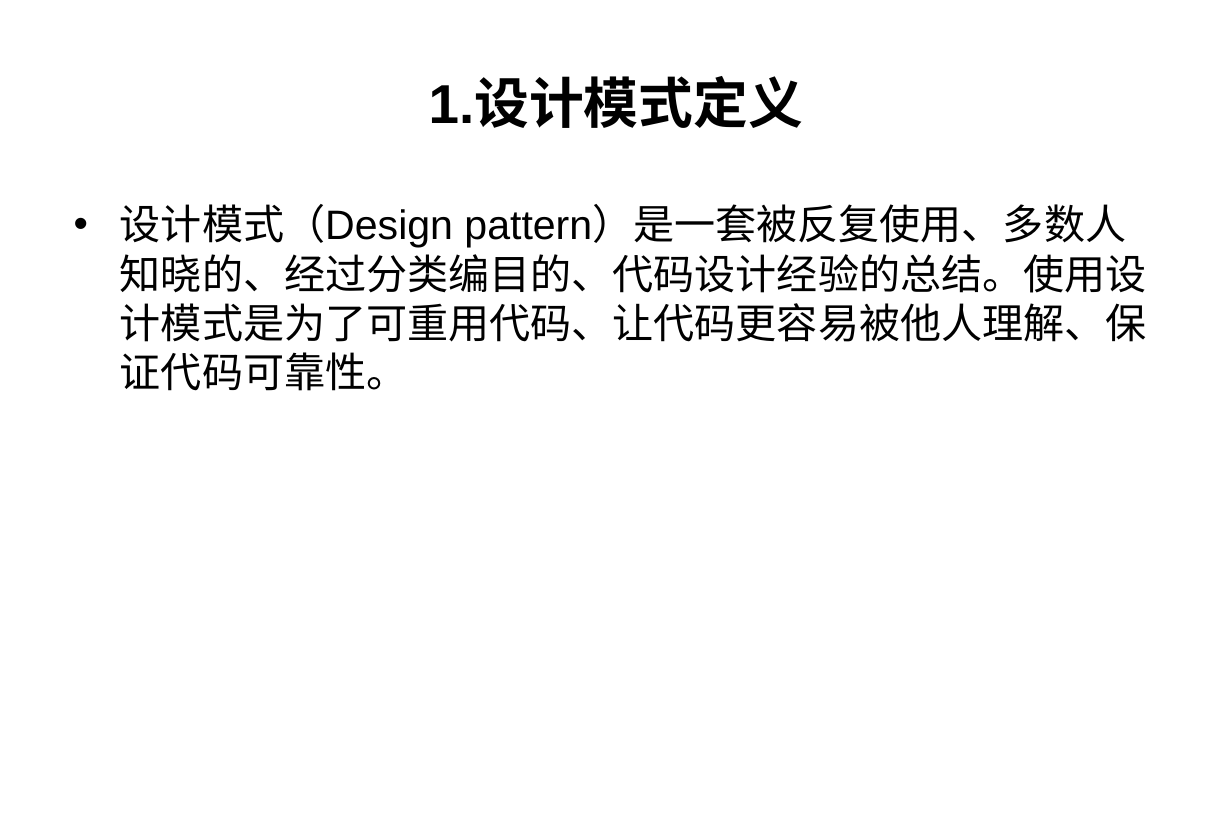
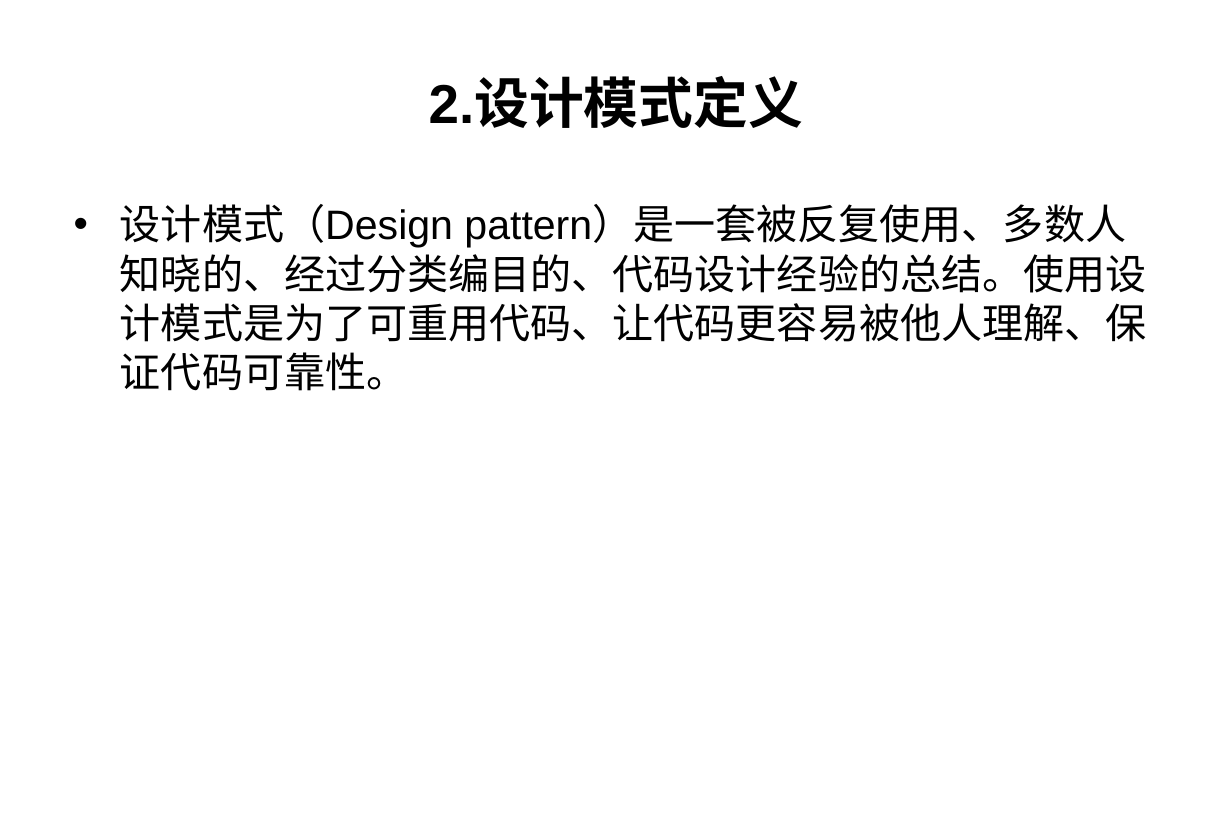
Before and after one commit to yanglibo/myPattern, a slide deck: slide 4 of src/main/resources/designPattern.ppt (slide 3 before the commit). Drawn at 1232x825 pixels with LibreOffice and Linux fonts; fonts in the diff are those of the drawing; background and template pictures are left out. Boxes give left, top, right and bottom in pixels: in the first picture for what was removed or moved away, otherwise in the second. Text is boxed around its words. In the diff, an @@ line names an element or a change of style, - is before the commit and + after.

Commit message:
设计模式之创建型ppt修改讲解顺序

```diff
--- a/src/main/resources/designPattern.ppt
+++ b/src/main/resources/designPattern.ppt
@@ title at (429,80,803,128): text changed @@
-1.设计模式定义
+2.设计模式定义
```
Also in this commit, not shown: 2 other slides changed.
